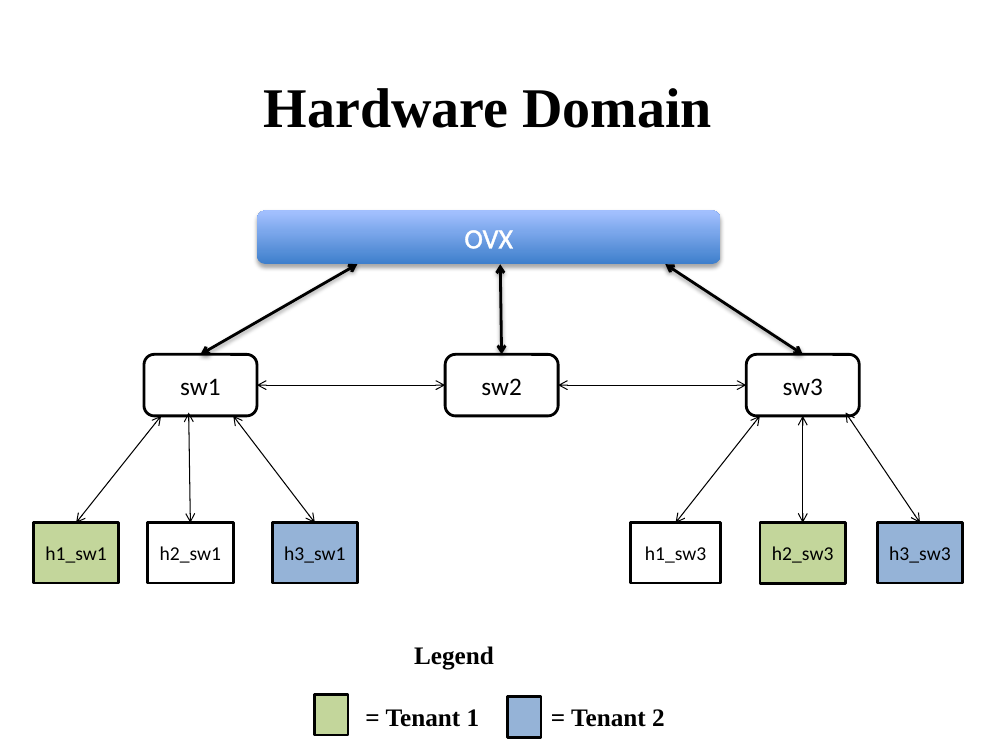
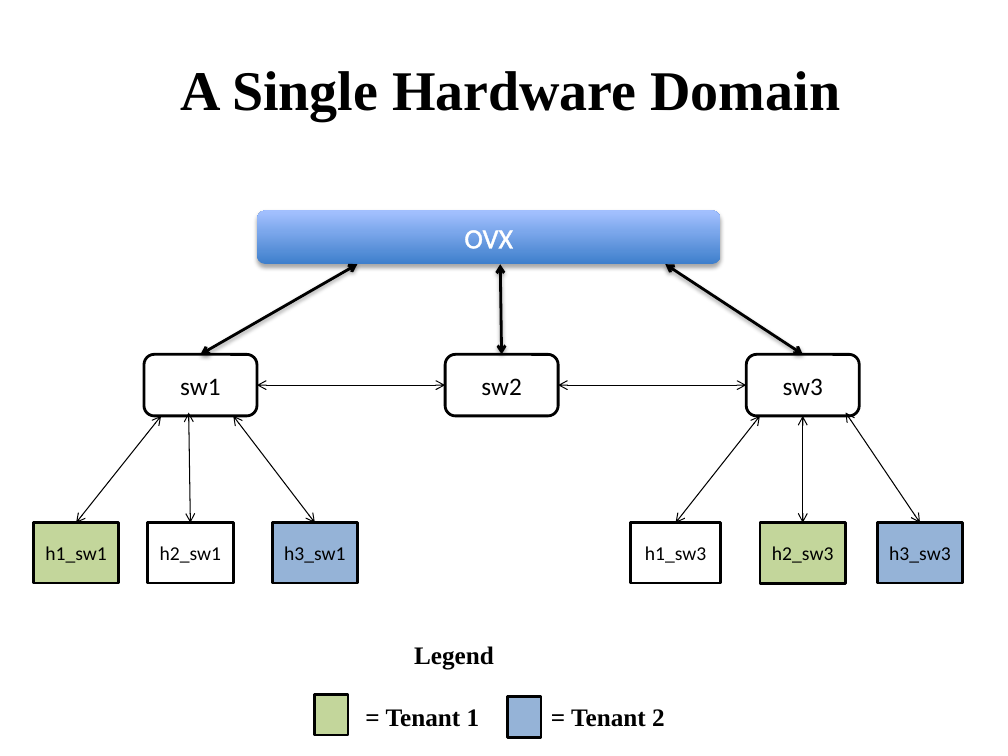
Before and after one commit to BU-NU-CLOUD-SP16/Network-Programmability-as-a-Service, a slide deck: slide 3 of Sprint_2_Demo.pptx. Drawn at 1008x756 pixels with LibreOffice and Linux fonts; fonts in the diff are those of the drawing. Boxes give left, top, right and bottom in pixels: in the first picture for what was removed or moved away, otherwise in the second. Text is boxed around its words. In the diff, an @@ line names an element or a change of style, - is before the commit and + after.

```diff
--- a/Sprint_2_Demo.pptx
+++ b/Sprint_2_Demo.pptx
@@ text at (181,71,841,120): text changed @@
-Hardware Domain
+A Single Hardware Domain
```
Also in this commit, not shown: 6 other slides changed.
